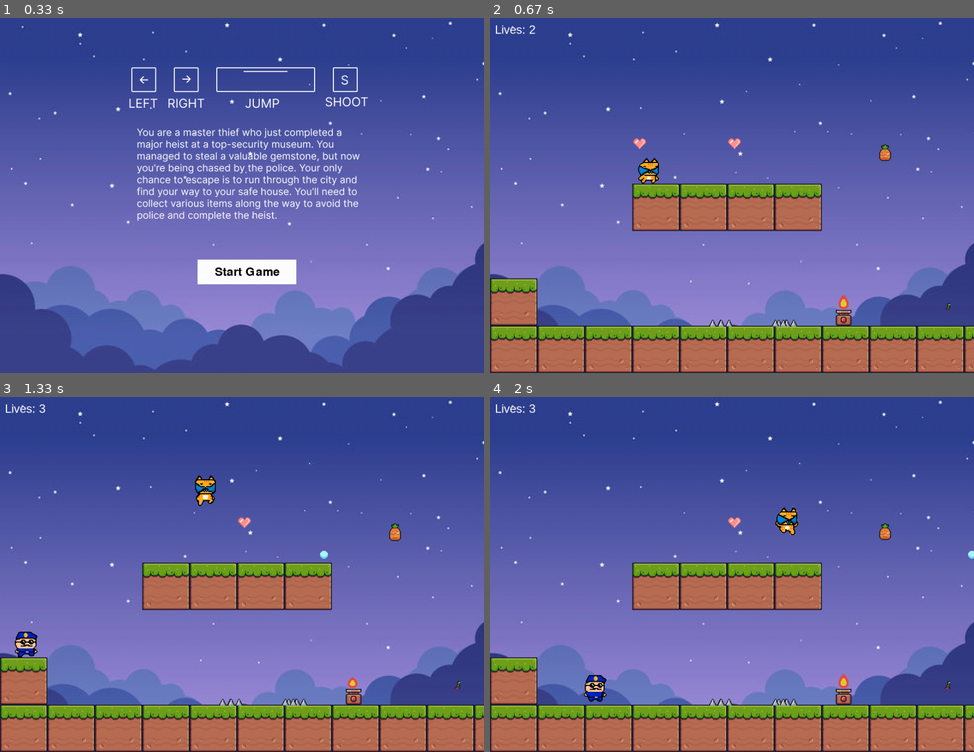
Above: before the commit, frames 1-4 (two rows, left to right).
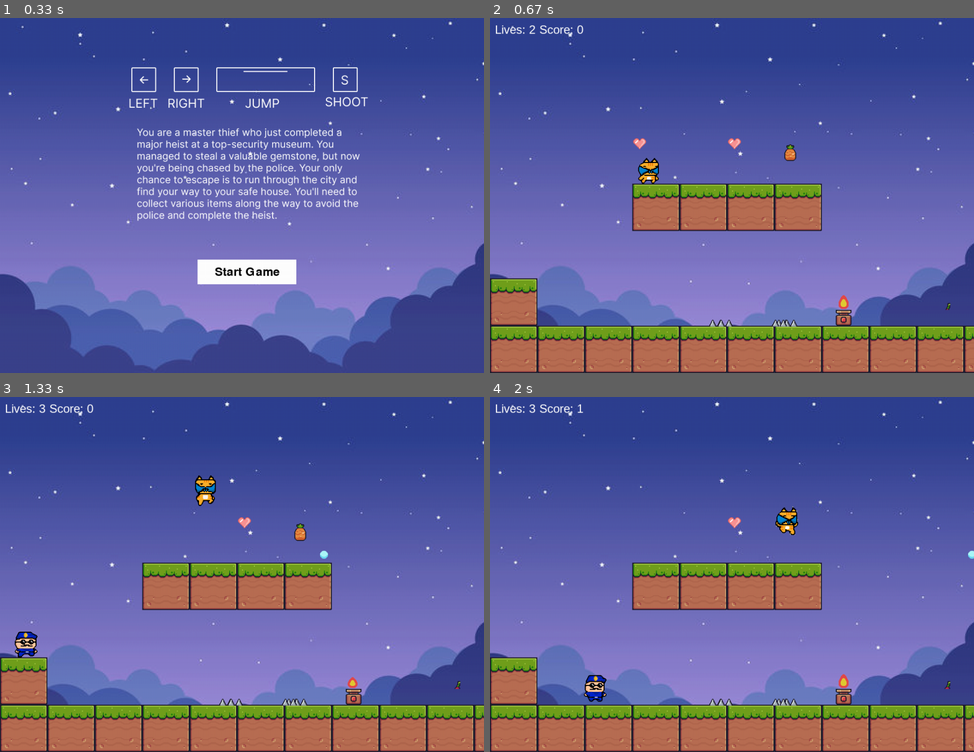
Above: after the commit, the same moments.

Repository: biancafu/pygame_hackathon
Game: pygame game, started from main.py
Two runs of this game, one before a commit and one after it. Both use one fixed random seed, a clock stepped at 60 frames per second and the inputs below.
Inputs:
- Up to frame 1 (0.33 s): no input
- Up to frame 2 (0.67 s): click "Start Game" at 0.38 s
- Up to frame 3 (1.33 s): tap S at 0.67 s; hold Right from 1 s (still down); tap Space at 1.07 s
- Up to frame 4 (2 s): tap Space at 1.37, 1.57, 1.87 s; release Right at 1.47 s; hold Right 1.5-1.97 s

Frame 1 is identical in both runs. In frame 2, 0.3% of the frame differs, in the area x 10-83%, y 1-41%; in frame 3, 0.3%; in frame 4, 0.2%.

Commit message:
Add score and initialize player.score to 0. Add logic for +1 score on collide with pineapple collectible

Diff:
--- a/main.py
+++ b/main.py
@@ -98,6 +98,8 @@
         #collectibles
         self.add_speed = False
         self.add_speed_count = 0
+        #score
+        self.score = 0
 
     def jump(self):
         self.y_vel = -self.GRAVITY * 8 #speed of jump = 8 (can change)
@@ -597,6 +599,10 @@
     lives_text = font.render(f"Lives: {player.lives}", True, (255, 255, 255))
     window.blit(lives_text, (10, 10))
 
+    # create text for score
+    score_text = font.render(f"Score: {player.score}", True, (255, 255, 255))
+    window.blit(score_text, (100, 10))
+
     for obj in objects:
         obj.draw(window, offset_x)
 
@@ -654,6 +660,9 @@
 def main(window):
 
     block_size = 96
+
+    #initialize score variable
+    score = 0
 
     #instantiate objects
     player = Player(block_size * 3, WIN_HEIGHT - block_size * 4, 50, 50)
@@ -664,7 +673,7 @@
     heart1 = Heart(block_size * 3, WIN_HEIGHT - block_size * 5, 16, 16)
     heart2 = Heart(block_size * 5, WIN_HEIGHT - block_size * 5, 16, 16)
     speed = Speed(900, WIN_HEIGHT - block_size - 64, 32, 32)
-    pineapple = Pineapple(block_size * 8, WIN_HEIGHT - block_size * 5, 16, 16)
+    pineapple = Pineapple(block_size * 6, WIN_HEIGHT - block_size * 5, 16, 16)
     collectibles = [heart1, heart2, speed, pineapple]
     #blocks and traps
     blocks = []
@@ -751,6 +760,8 @@
                 # match collectible.name:
                 #     case "heart":
                 #         player.lives += 1
+                elif collectible.name == "pineapple":
+                    player.score += 1
 
 
         player.loop(FPS)
